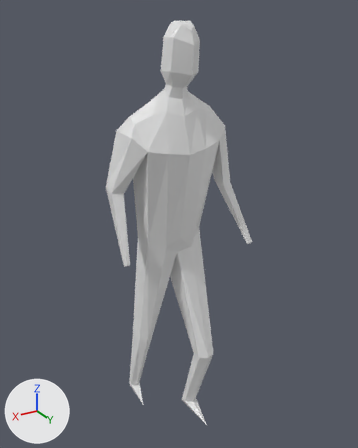
The OBJ model Data/Player.obj, before and after one commit.
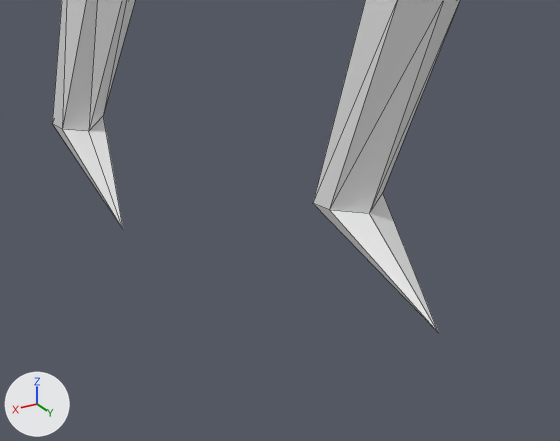
Old and new are each drawn whole from a camera (50 mm lens) standing at (4.19, 7.39, 3.78) and looking at (-0.19, 0.09, 0.14) and again close up on the part from 33% to 65% of the width and 80% to 100% of the height. The axes (+X, +Y, +Z) are drawn at lower left. The lights are the same throughout. The close-ups show mesh edges as thin lines. Where no turn or scale is listed for an object, it has been applied to the vertices.
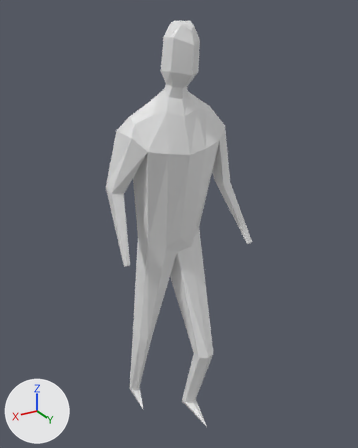
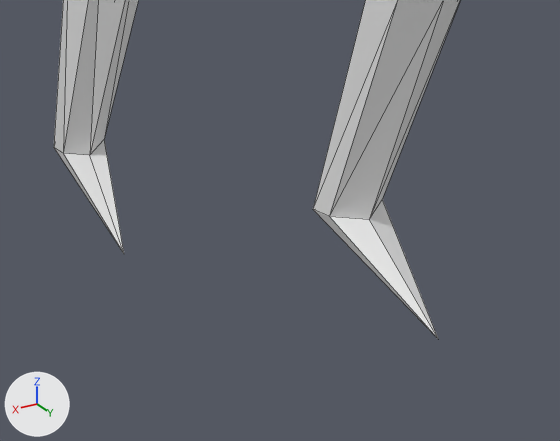
Changed parts and their boxes [x1, y1, x2, y2] in the close-ups (560 x 441 px; the box of a moved part takes in the faces that stretch with it):
'Cube', reshaped: before [52, 0, 460, 333]; after [54, 0, 460, 338]
part 1 of me_cube, moved or reshaped: before [52, 0, 135, 229]; after [54, 0, 138, 253]
part 2 of me_cube, moved or reshaped: before [313, 0, 460, 333]; after [313, 0, 460, 338]

What the commit changed:
me_cube has 109 vertices, 214 faces and spans x -1.38..1.06, y -0.66..1.11, z -3.96..3.64.
me_cube is used by ob_cube; location (0.0, 0.0, 0.0).
me_cube part 1: all 6 vertices in x 0.49..0.68, y -0.66..0.08, z -3.81..-3.67 are moved by (0.0, 0.0, -0.13).
me_cube part 2: all 6 vertices in x -0.41..-0.13, y 0.25..1.11, z -3.96..-3.8 are moved by (0.0, 0.0, -0.03).
